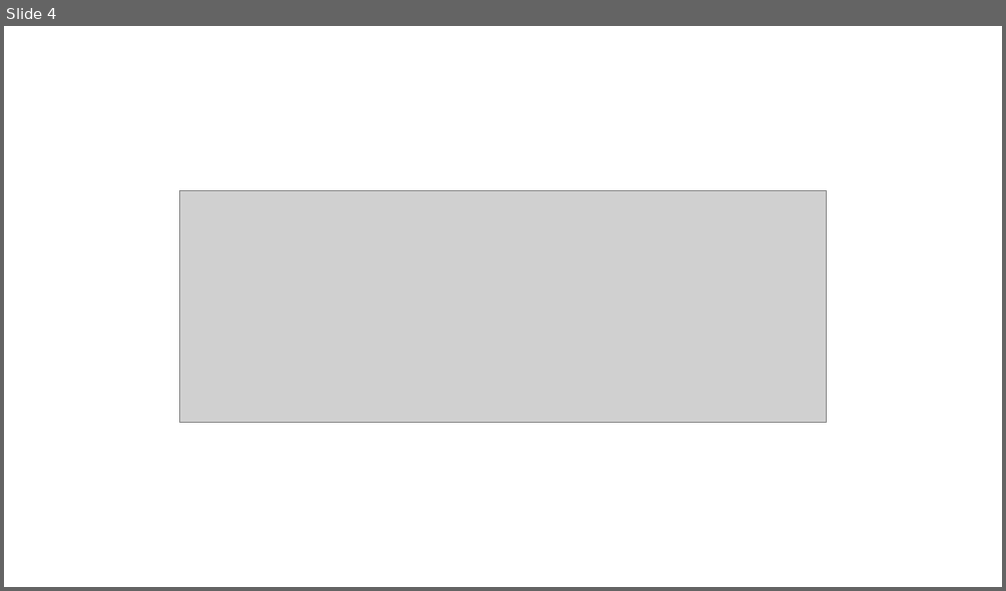
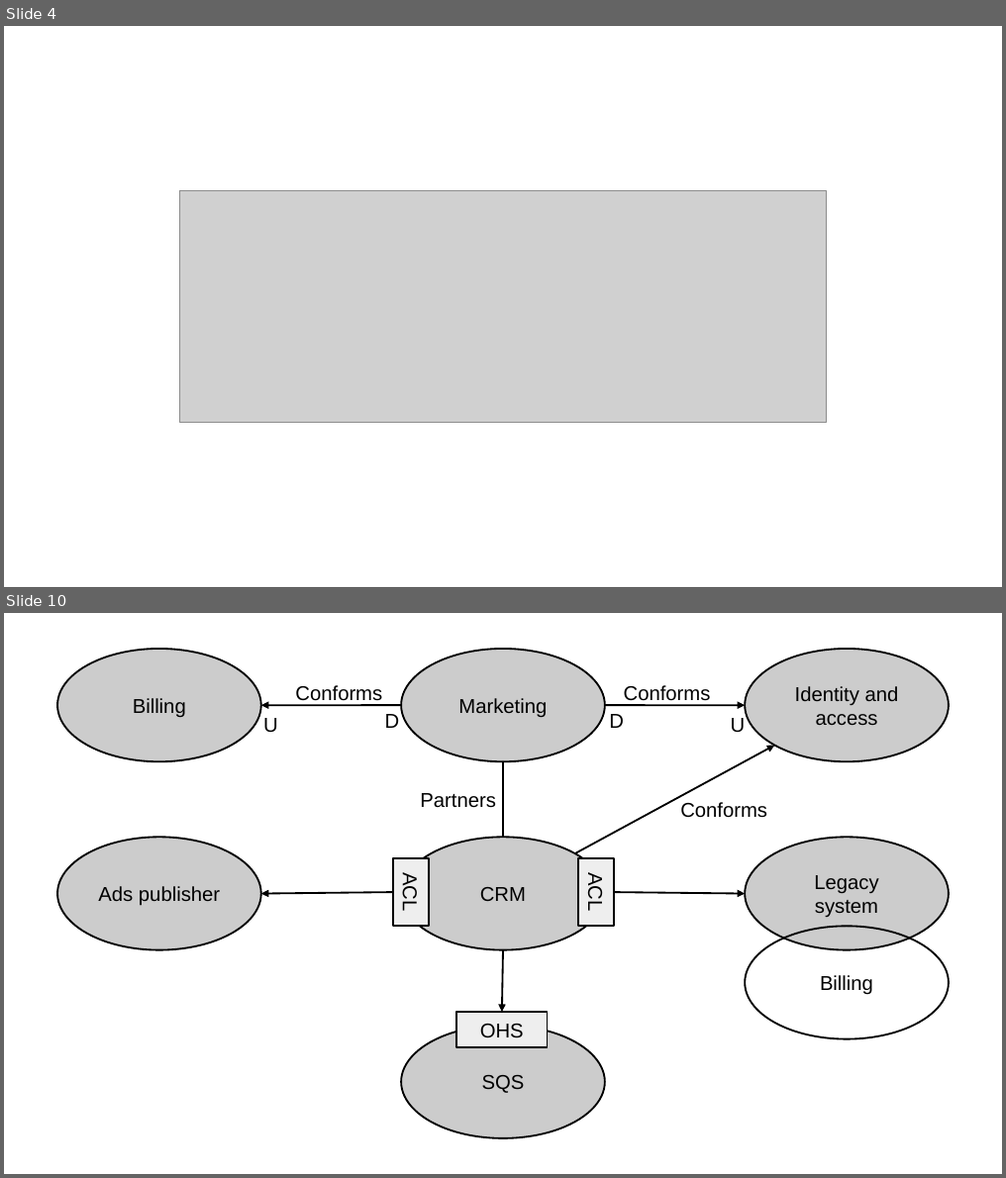
Before and after one commit to megakevin/end-point-blog, a slide deck: 2025/09/high-level-system-analysis-and-design-ddd-part-1/diagrams.odp. Shown one above the other, each under a label of ours: slide 4 before the commit, slides 4 and 10 after it; the slides between them are not shown. The pictures are 1006x591 and 1006x1178 pixels, drawn with LibreOffice and Linux fonts; fonts in the diff are those of the drawing; grey boxes stand for pictures. Boxes give left, top, right and bottom in pixels: in the first picture for what was removed or moved away, otherwise in the second. Text is boxed around its words. In the diff, an @@ line names an element or a change of style, - is before the commit and + after.

```diff
--- a/2025/09/high-level-system-analysis-and-design-ddd-part-1/diagrams.odp
+++ b/2025/09/high-level-system-analysis-and-design-ddd-part-1/diagrams.odp
@@ slide 10 added at (x1=4, y1=613, x2=1002, y2=1174), background #FFFFFF @@
@@ rectangle added at (x1=4, y1=613, x2=1002, y2=1174), fill #FFFFFF, outline #FFFFFF 0 pt @@
@@ ellipse added at (x1=57, y1=649, x2=261, y2=761), fill #CCCCCC, outline #000000 1.45 pt, 16 pt, text #000000 @@
+Billing
@@ ellipse added at (x1=402, y1=649, x2=605, y2=761), fill #CCCCCC, outline #000000 1.45 pt, 16 pt, text #000000 @@
+Marketing
@@ ellipse added at (x1=745, y1=649, x2=948, y2=761), fill #CCCCCC, outline #000000 1.45 pt, 16 pt, text #000000 @@
+Identity and access
@@ text added at (x1=295, y1=685, x2=382, y2=705), 16 pt, text #000000 @@
+Conforms
@@ text added at (x1=624, y1=685, x2=711, y2=705), 16 pt, text #000000 @@
+Conforms
@@ arrow added from (402, 705) to (261, 705), #000000 1.45 pt @@
@@ text added at (x1=263, y1=718, x2=278, y2=733), 16 pt, text #000000 @@
+U
@@ text added at (x1=385, y1=714, x2=400, y2=728), 16 pt, text #000000 @@
+D
@@ arrow added from (605, 705) to (745, 705), #000000 1.45 pt @@
@@ text added at (x1=609, y1=714, x2=624, y2=728), 16 pt, text #000000 @@
+D
@@ text added at (x1=731, y1=718, x2=746, y2=733), 16 pt, text #000000 @@
+U
@@ arrow added from (575, 854) to (774, 746), #000000 1.45 pt @@
@@ line added from (503, 838) to (503, 761), #000000 1.45 pt @@
@@ text added at (x1=420, y1=793, x2=496, y2=808), 16 pt, text #000000 @@
+Partners
@@ text added at (x1=680, y1=802, x2=767, y2=818), 16 pt, text #000000 @@
+Conforms
@@ ellipse added at (x1=57, y1=838, x2=261, y2=951), fill #CCCCCC, outline #000000 1.45 pt, 16 pt, text #000000 @@
+Ads publisher
@@ ellipse added at (x1=402, y1=838, x2=605, y2=951), fill #CCCCCC, outline #000000 1.45 pt, 16 pt, text #000000 @@
+CRM
@@ ellipse added at (x1=745, y1=838, x2=948, y2=951), fill #CCCCCC, outline #000000 1.45 pt, 16 pt, text #000000 @@
+Legacy system
@@ rectangle added at (x1=393, y1=859, x2=429, y2=926), fill #EEEEEE, outline #000000 1.45 pt, 16 pt, text #000000 @@
+ACL
@@ rectangle added at (x1=578, y1=859, x2=614, y2=926), fill #EEEEEE, outline #000000 1.45 pt, 16 pt, text #000000 @@
+ACL
@@ arrow added from (393, 893) to (261, 894), #000000 1.45 pt @@
@@ arrow added from (615, 893) to (745, 894), #000000 1.45 pt @@
@@ ellipse added at (x1=745, y1=926, x2=948, y2=1040), outline #000000 1.45 pt, 16 pt, text #000000 @@
+Billing
@@ arrow added from (503, 951) to (502, 1012), #000000 1.45 pt @@
@@ ellipse added at (x1=402, y1=1026, x2=605, y2=1139), fill #CCCCCC, outline #000000 1.45 pt, 16 pt, text #000000 @@
+SQS
@@ rectangle added at (x1=456, y1=1012, x2=548, y2=1048), fill #EEEEEE, outline #000000 1.45 pt, 16 pt, text #000000 @@
+OHS
```
Also in this commit, not shown: 6 slides changed, 3 other slides added, 2 slides removed.
